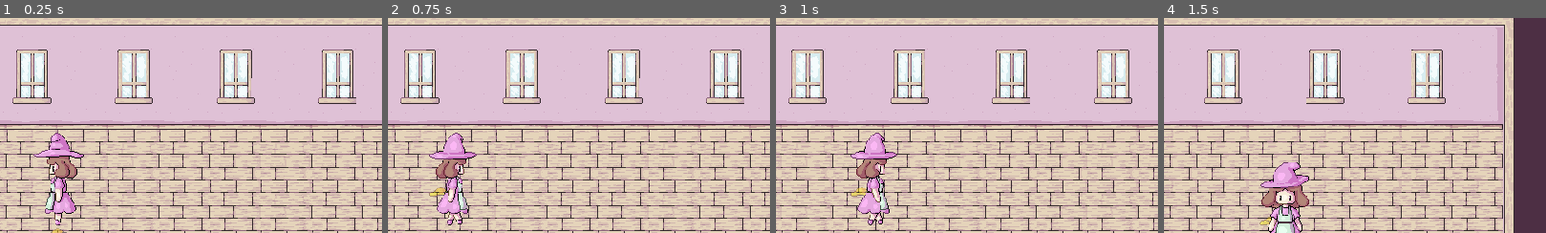
Above: before the commit, frames 1-4 (left to right).
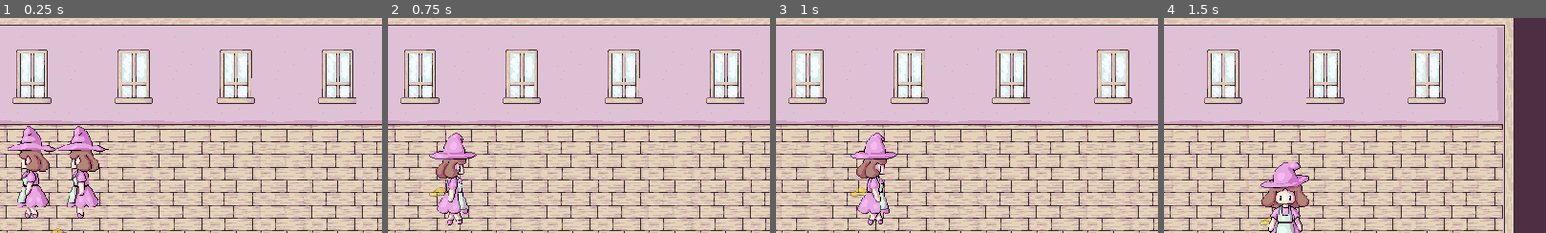
Above: after the commit, the same moments.

Repository: CptToothpick/LD_jam_2024_april
Game: Godot game, scene res://Scenes/game.tscn
Two runs of this game, one before a commit and one after it. Both use one fixed random seed, a clock stepped at 60 frames per second and the inputs below.
Inputs:
- Up to frame 1 (0.25 s): no input
- Up to frame 2 (0.75 s): tap Enter at 0.5 s; hold Right (move_right) from 0.53 s (still down); tap E (action_one) at 0.6 s
- Up to frame 3 (1 s): keep holding Right (move_right)
- Up to frame 4 (1.5 s): release Right (move_right) at 1.28 s; hold Down (move_down) from 1.28 s (still down); tap Q (action_two) at 1.35 s
The pictures show only the part of the screen within x 42-92%, y 0-50%; the shares and areas given below are measured in that part.

The runs differ from the first frame. In frame 1, 6.6% of the frame differs, in the area x 2-29%, y 50-97%; in frame 2, nothing differs; in frame 3, nothing differs; in frame 4, nothing differs.

Commit message:
witch_walk_2_3

Diff:
--- a/Scenes/Player.tscn
+++ b/Scenes/Player.tscn
@@ -1,6 +1,7 @@
-[gd_scene load_steps=54 format=3 uid="uid://b1ftcmc3iflqj"]
+[gd_scene load_steps=55 format=3 uid="uid://b1ftcmc3iflqj"]
 
 [ext_resource type="Script" path="res://scripts/Player.gd" id="1_4fuj5"]
+[ext_resource type="Texture2D" uid="uid://ujlb2g1y0riu" path="res://assets/ld_witch_walk2.png" id="2_gs88n"]
 [ext_resource type="Texture2D" uid="uid://dfateb86i5ksj" path="res://assets/ld_witch_walk.png" id="4_6o517"]
 
 [sub_resource type="CapsuleShape2D" id="CapsuleShape2D_ocops"]
@@ -10,21 +11,21 @@
 [sub_resource type="CircleShape2D" id="CircleShape2D_rk45q"]
 radius = 47.0106
 
-[sub_resource type="AtlasTexture" id="AtlasTexture_t0gnv"]
-atlas = ExtResource("4_6o517")
-region = Rect2(216, 0, 72, 130)
-
-[sub_resource type="AtlasTexture" id="AtlasTexture_7d3gb"]
-atlas = ExtResource("4_6o517")
-region = Rect2(216, 260, 72, 130)
-
-[sub_resource type="AtlasTexture" id="AtlasTexture_yned8"]
-atlas = ExtResource("4_6o517")
-region = Rect2(216, 390, 72, 130)
-
-[sub_resource type="AtlasTexture" id="AtlasTexture_bn5vh"]
-atlas = ExtResource("4_6o517")
-region = Rect2(216, 130, 72, 130)
+[sub_resource type="AtlasTexture" id="AtlasTexture_jt2n6"]
+atlas = ExtResource("2_gs88n")
+region = Rect2(128, 0, 128, 128)
+
+[sub_resource type="AtlasTexture" id="AtlasTexture_8q6bx"]
+atlas = ExtResource("2_gs88n")
+region = Rect2(128, 384, 128, 128)
+
+[sub_resource type="AtlasTexture" id="AtlasTexture_4svwi"]
+atlas = ExtResource("2_gs88n")
+region = Rect2(128, 640, 128, 128)
+
+[sub_resource type="AtlasTexture" id="AtlasTexture_l2xj3"]
+atlas = ExtResource("2_gs88n")
+region = Rect2(128, 256, 128, 128)
 
 [sub_resource type="AtlasTexture" id="AtlasTexture_728uy"]
 atlas = ExtResource("4_6o517")
@@ -94,16 +95,16 @@
 animations = [{
 "frames": [{
 "duration": 1.0,
-"texture": SubResource("AtlasTexture_t0gnv")
-}, {
-"duration": 1.0,
-"texture": SubResource("AtlasTexture_7d3gb")
-}, {
-"duration": 1.0,
-"texture": SubResource("AtlasTexture_yned8")
-}, {
-"duration": 1.0,
-"texture": SubResource("AtlasTexture_bn5vh")
+"texture": SubResource("AtlasTexture_jt2n6")
+}, {
+"duration": 1.0,
+"texture": SubResource("AtlasTexture_8q6bx")
+}, {
+"duration": 1.0,
+"texture": SubResource("AtlasTexture_4svwi")
+}, {
+"duration": 1.0,
+"texture": SubResource("AtlasTexture_l2xj3")
 }],
 "loop": true,
 "name": &"idle",
--- a/Scenes/game.tscn
+++ b/Scenes/game.tscn
@@ -2,7 +2,7 @@
 
 [ext_resource type="TileSet" uid="uid://1c4lpxubfxo1" path="res://assets/tileset/kitchen_tile_set.tres" id="1_urwql"]
 [ext_resource type="PackedScene" uid="uid://bw0ilh3uegtox" path="res://Scenes/Building.tscn" id="2_7ubh1"]
-[ext_resource type="PackedScene" uid="uid://bxg5wn7ts5bxi" path="res://Scenes/Item.tscn" id="2_gr8jc"]
+[ext_resource type="PackedScene" uid="uid://bxg5wn7ts5bxi" path="res://Scenes/item.tscn" id="2_gr8jc"]
 [ext_resource type="PackedScene" uid="uid://b1ftcmc3iflqj" path="res://Scenes/Player.tscn" id="3_5yhi2"]
 
 [node name="Game" type="Node2D"]
Binary file changed: assets/ld_witch_walk2.png
